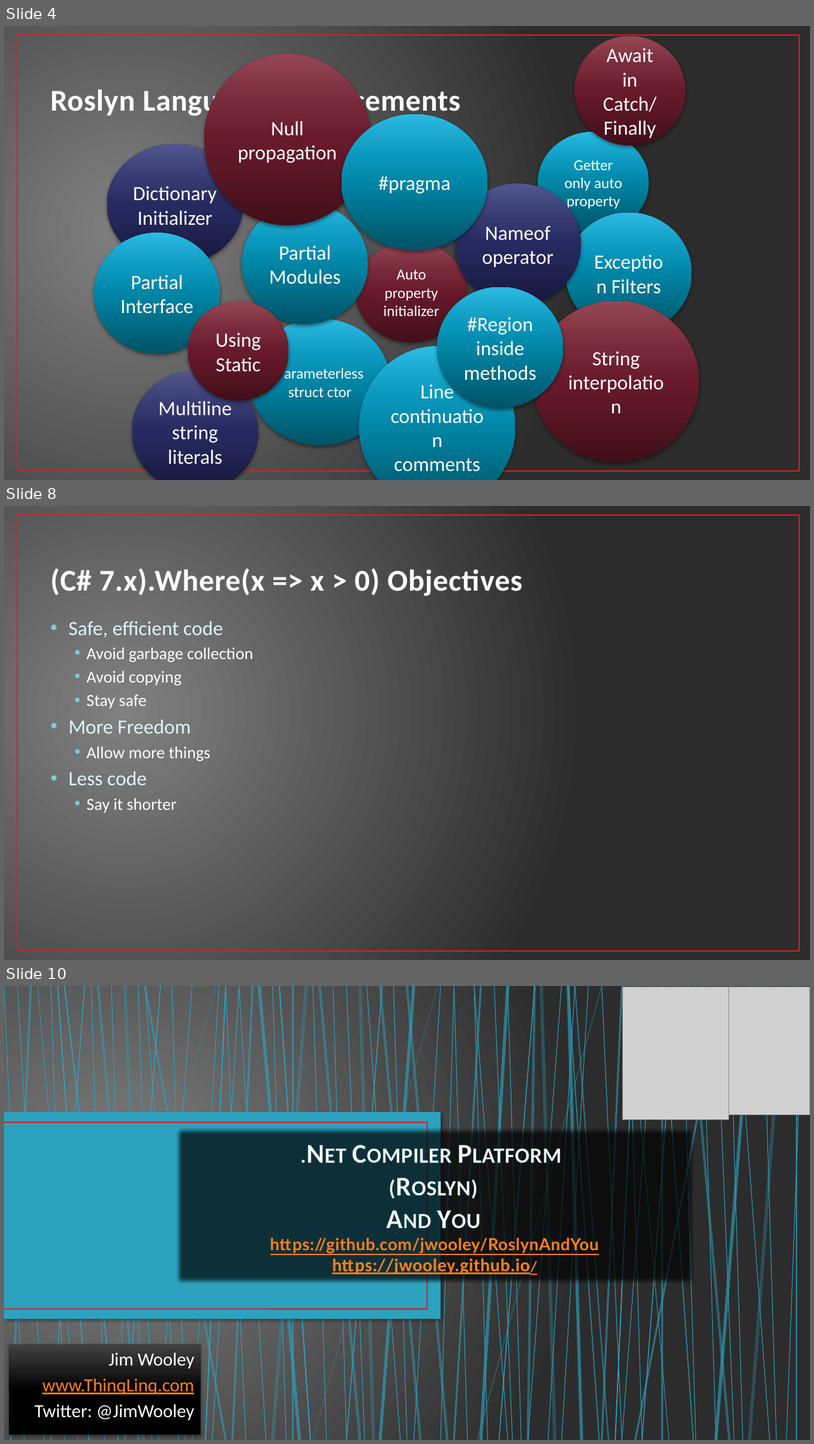
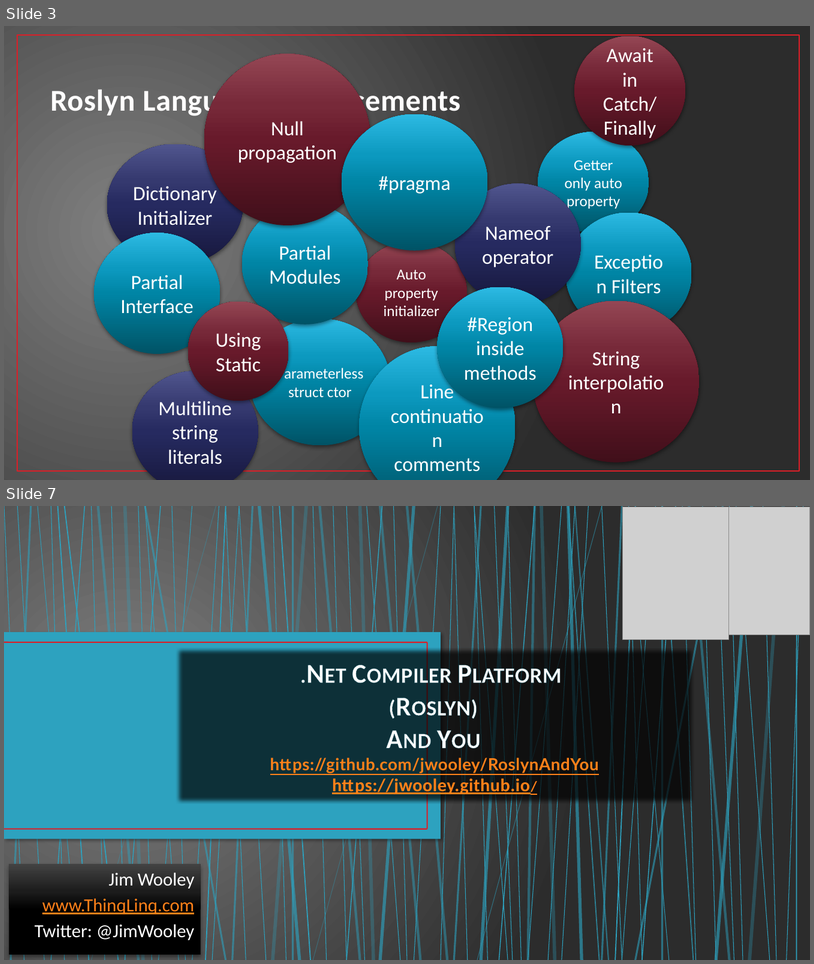
Before and after one commit to jwooley/RoslynAndYou, a slide deck: CSPastPresentFuture.pptx. Shown one above the other, each under a label of ours: slides 4, 8 and 10 before the commit, slides 3 and 7 after it; the slides between them are not shown. The pictures are 814x1444 and 814x964 pixels, drawn with LibreOffice and Linux fonts; fonts in the diff are those of the drawing; grey boxes stand for pictures; background and template pictures are left out. Boxes give left, top, right and bottom in pixels: in the first picture for what was removed or moved away, otherwise in the second. Text is boxed around its words. In the diff, an @@ line names an element or a change of style, - is before the commit and + after.

```diff
--- a/CSPastPresentFuture.pptx
+++ b/CSPastPresentFuture.pptx
@@ slide 8 removed at [4, 506, 810, 960], background gradient #808080 to #2C2C2C; not listed: 1 template element that a slide beside it also shows @@
@@ title removed at [50, 568, 522, 596] @@
-(C# 7.x).Where(x => x > 0) Objectives
@@ text removed at [69, 621, 253, 813] @@
-• Safe, efficient code
-  • Avoid garbage collection
-  • Avoid copying
-  • Stay safe
-• More Freedom
-  • Allow more things
-• Less code
-  • Say it shorter
@@ what was slide 4 is now slide 3 @@
@@ what was slide 10 is now slide 7 @@
```
Also in this commit, not shown: 3 slides changed, 1 slide added, 3 other slides removed.
